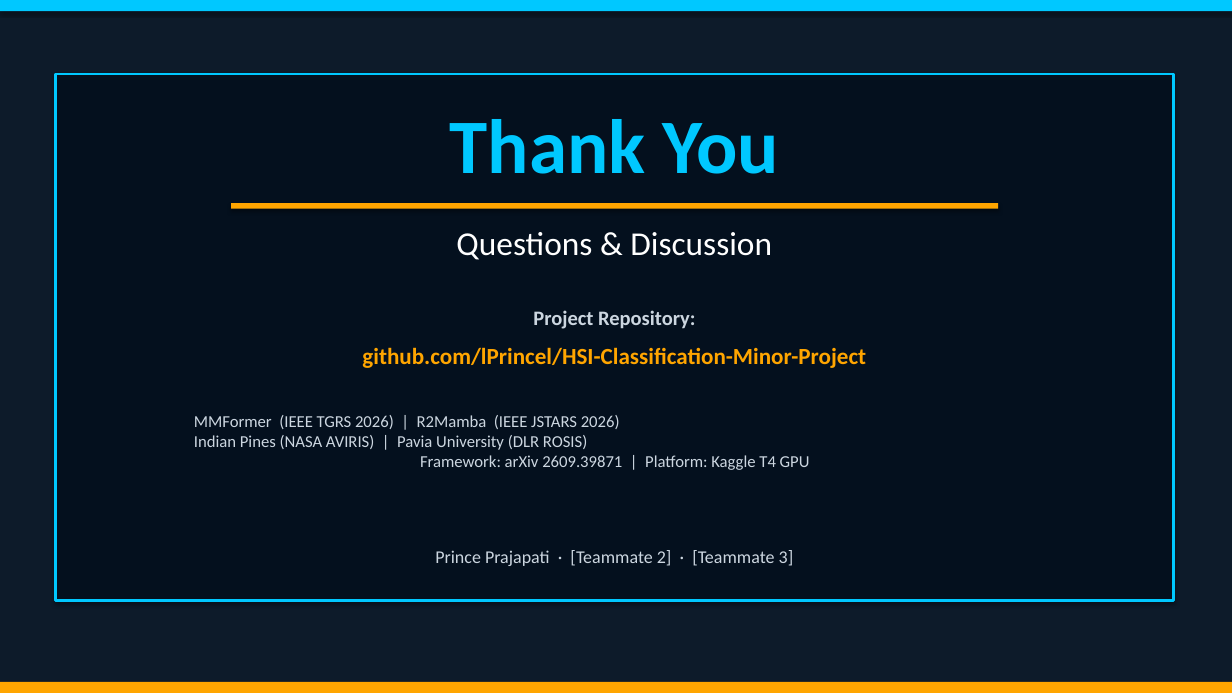
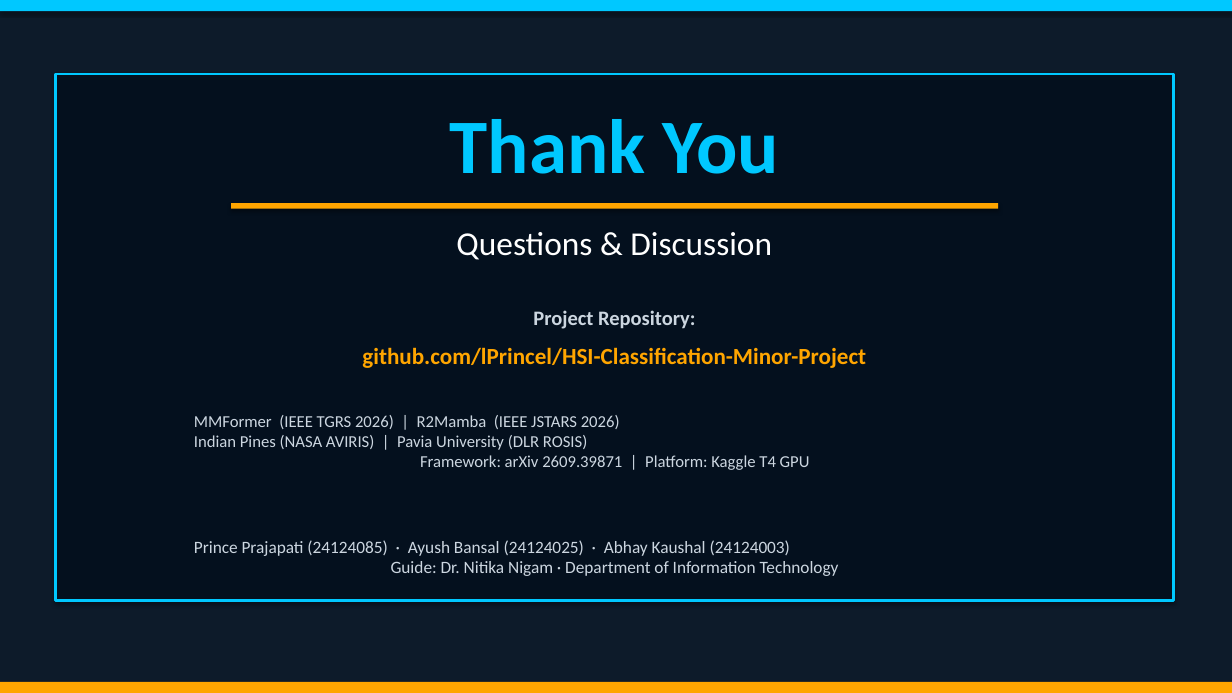
Before and after one commit to lPrincel/HSI-Classification-Minor-Project, a slide deck: slide 14 of presentation/Minor_Project_Presentation.pptx. Drawn at 1232x693 pixels with LibreOffice and Linux fonts; fonts in the diff are those of the drawing. Boxes give left, top, right and bottom in pixels: in the first picture for what was removed or moved away, otherwise in the second. Text is boxed around its words. In the diff, an @@ line names an element or a change of style, - is before the commit and + after.

Commit message:
Update team credentials, roll numbers, guide (Dr. Nitika Nigam), and department (Information Technology)

```diff
--- a/presentation/Minor_Project_Presentation.pptx
+++ b/presentation/Minor_Project_Presentation.pptx
@@ text at (194,540,839,576): text changed; size 14 to 13.5 pt @@
-Prince Prajapati · [Teammate 2] · [Teammate 3]
+Prince Prajapati (24124085) · Ayush Bansal (24124025) · Abhay Kaushal (24124003)
+Guide: Dr. Nitika Nigam · Department of Information Technology
```
Also in this commit, not shown: 1 other slide changed, 5 other files.
